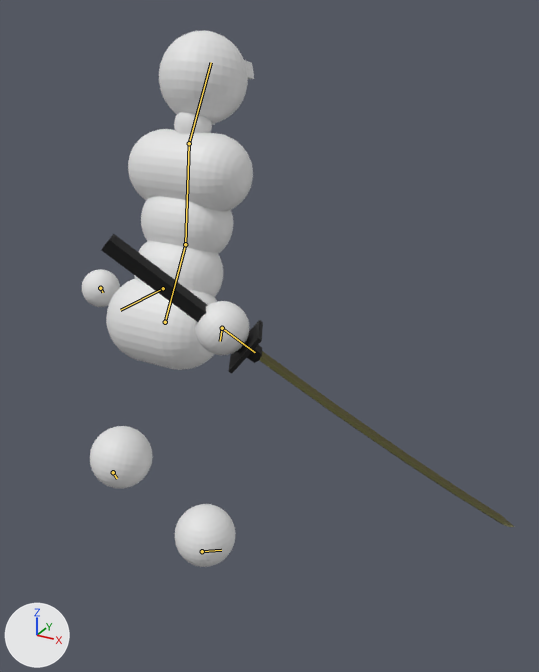
Renders of the Blender file asset_raws/simple_combat_char.blend from each side of a commit.
Rendered twice from a camera (50 mm lens) standing at (1.26, -1.63, 1.66) and looking at (0.34, 0.04, 0.83). Lighting does not change. The marker at lower left points along +X, +Y and +Z. Both versions are drawn at frame 0 of the action 'Running_turnaround'; the numbers are the values there. The bones that bend it are drawn over the model as lines.

Names of what the first picture shows: 'Body', 'Sword'.
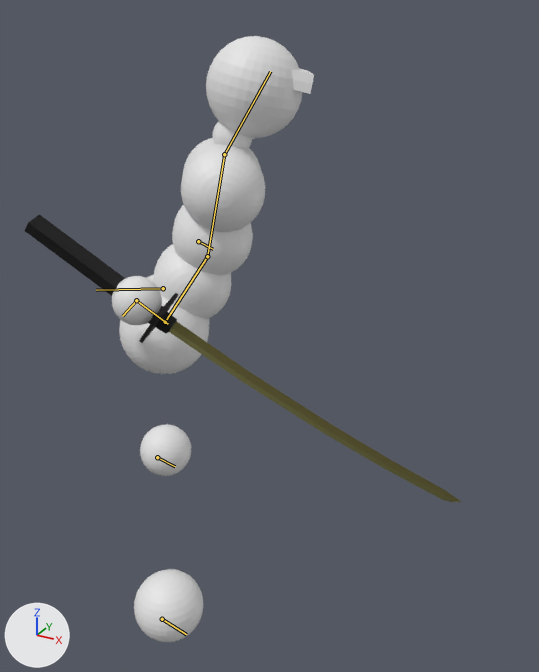
Changed parts and their boxes [x1, y1, x2, y2] in the pictures (539 x 672 px):
'Body', posed (17% wider, 13% taller): before [82, 31, 254, 567]; after [112, 36, 314, 642]
'Sword', posed: before [101, 234, 515, 527]; after [25, 214, 461, 502]
bone 'Root bone', root to tip: before (163, 288) to (120, 310); after (163, 288) to (96, 290)
bone 'Lower back', root to tip: before (165, 322) to (185, 244); after (165, 322) to (207, 256)
bone 'Head', root to tip: before (189, 143) to (211, 62); after (224, 154) to (270, 71)
bone 'Hand.L', root to tip: before (100, 288) to (103, 292); after (198, 241) to (213, 249)
bone 'Foot.L', root to tip: before (113, 472) to (117, 478); after (157, 457) to (175, 466)
bone 'Hand.R', root to tip: before (222, 328) to (220, 341); after (136, 300) to (122, 316)
bone 'Foot.R', root to tip: before (202, 551) to (221, 550); after (162, 619) to (186, 634)
bone 'Sword attachment', root to tip: before (222, 328) to (255, 352); after (136, 300) to (168, 324)

The change in detail:
Bone 'Root bone' (bone_root_bone) turns from (0, 0, 180) to (0, 0, 123) degrees about its own x, y and z.
Bone 'Lower back' (bone_lower_back) turns from (-25, 0, 0) to (-28, 0, 0) degrees about its own x, y and z.
Bone 'Head' (bone_head) turns from (2, 0, 0) to (6, 0, 0) degrees about its own x, y and z.
Bone 'Hand.L' (bone_hand_l) moves from (-0.548, -0.412, -0.059) to (-0.463, -0.273, -0.074).
Bone 'Foot.L' (bone_foot_l) moves from (0.193, -0.225, 0.042) to (0.036, 0.023, 0.314).
Bone 'Foot.L' (bone_foot_l) turns from (7, 8, 25) to (-9, 17, 14) degrees about its own x, y and z.
Bone 'Hand.R' (bone_hand_r) moves from (-0.375, -0.3, -0.373) to (-0.375, -0.387, -0.063).
Bone 'Hand.R' (bone_hand_r) turns from (-68, -17, 36) to (-27, -29, 25) degrees about its own x, y and z.
Bone 'Foot.R' (bone_foot_r) moves from (0.02, -0.047, 0.023) to (-0.045, 0.069, 0.258).
Bone 'Sword attachment' (bone_sword_attachment) moves from (0.3, -0.373, 0.375) to (0.387, -0.063, 0.375).
Bone 'Sword attachment' (bone_sword_attachment) turns from (40, 0, 62) to (36, 11, 24) degrees about its own x, y and z.
